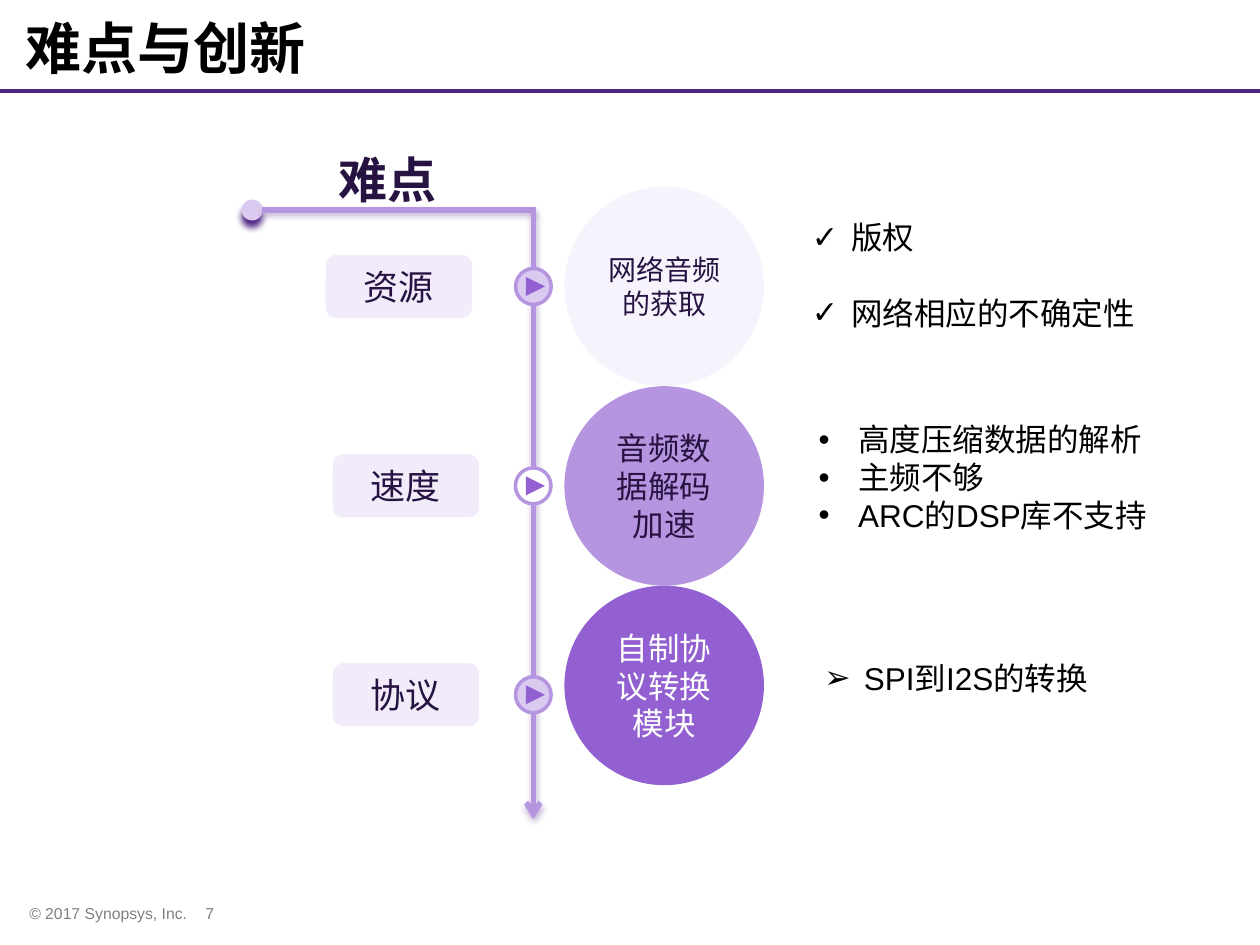
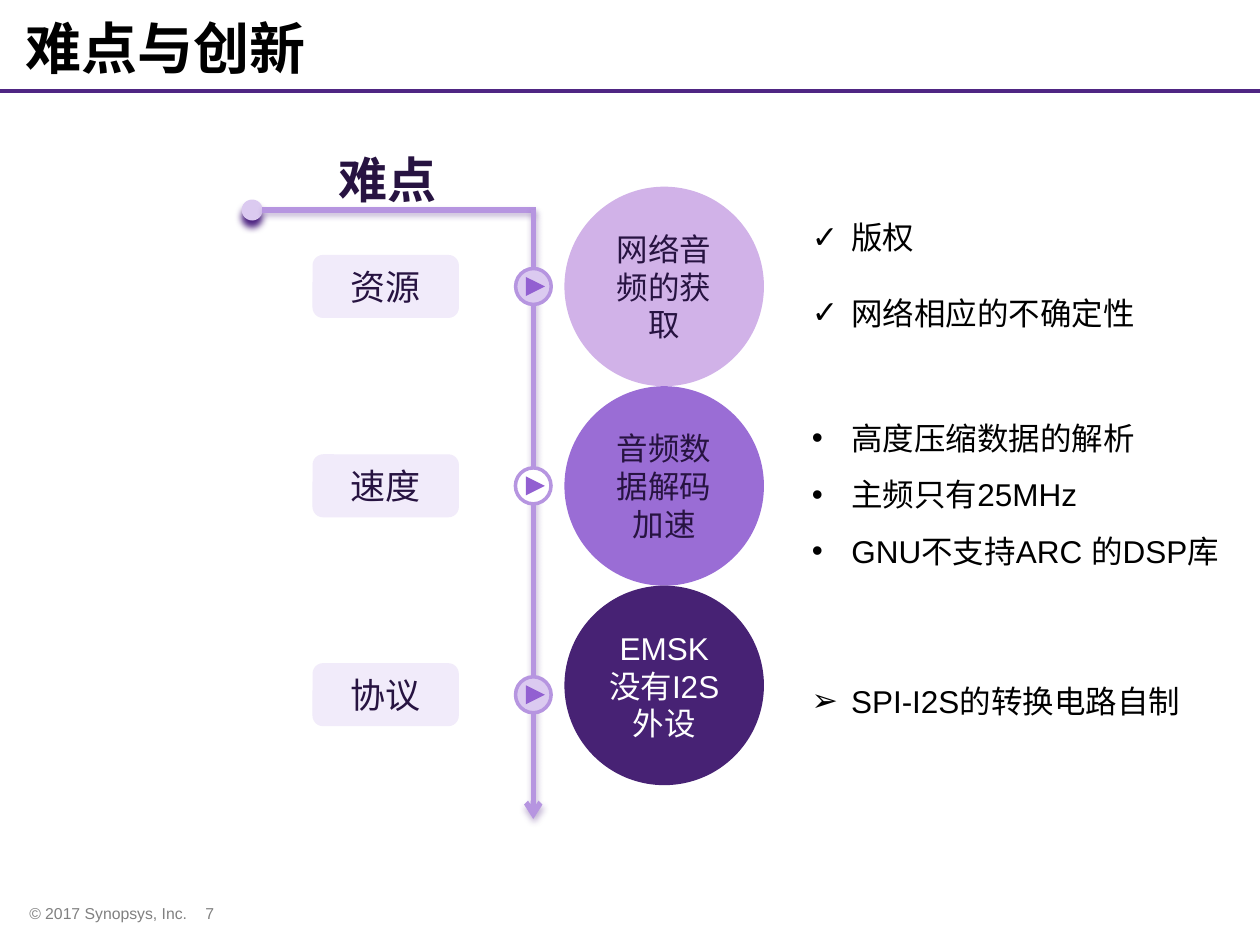
Before and after one commit to whutddk/iRhythm, a slide deck: slide 7 of doc/Synopsys ARC杯电子设计竞赛作品展示模板.pptx. Drawn at 1260x945 pixels with LibreOffice and Linux fonts; fonts in the diff are those of the drawing; background and template pictures are left out. Boxes give left, top, right and bottom in pixels: in the first picture for what was removed or moved away, otherwise in the second. Text is boxed around its words. In the diff, an @@ line names an element or a change of style, - is before the commit and + after.

```diff
--- a/doc/Synopsys ARC杯电子设计竞赛作品展示模板.pptx
+++ b/doc/Synopsys ARC杯电子设计竞赛作品展示模板.pptx
@@ ellipse "网络音频的获取" at [564,186,764,386]: size 16 to 18 pt; fill #F7F3FC to #D1B2E8 @@
@@ rounded rectangle "资源": place and size @@
-rounded rectangle "资源" at [326,255,472,318]
+rounded rectangle "资源" at [312,255,459,318]
@@ ellipse "音频数据解码加速" at [564,387,764,586]: fill #B695E0 to #9A6DD5 @@
@@ text "高度压缩数据的解析": place and size @@
-text "高度压缩数据的解析" at [858,424,1147,530]
+text "高度压缩数据的解析" at [851,423,1219,566]
@@ text at [851,423,1134,453]: line spacing 1 to 1.5 @@
@@ rounded rectangle "速度": place and size @@
-rounded rectangle "速度" at [333,455,479,518]
+rounded rectangle "速度" at [312,455,459,518]
@@ text at [851,479,1219,566]: text changed @@
-• 主频不够
-• ARC的DSP库不支持
+• 主频只有25MHz
+• GNU不支持ARC 的DSP库
@@ ellipse "EMSK没有I2S外设" at [564,586,764,785]: fill #9260D1 to #472274 @@
@@ text in ellipse at [617,633,711,738]: text changed @@
-自制协议转换模块
+EMSK没有I2S外设
@@ rounded rectangle "协议": place and size @@
-rounded rectangle "协议" at [333,663,479,726]
+rounded rectangle "协议" at [312,663,459,726]
@@ text at [851,688,1180,716]: text changed @@
-➢ SPI到I2S的转换
+➢ SPI-I2S的转换电路自制
```
Also in this commit, not shown: 12 other slides changed, 1 other file.
